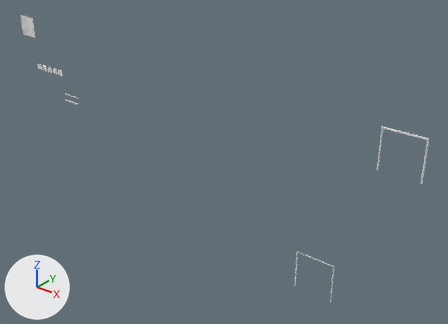
Two versions of the Blender file generator/Rozwierana/rozwierana3.blend, one commit apart.
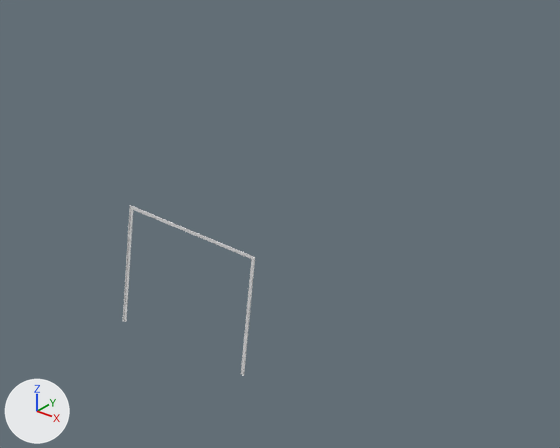
Each version appears first whole from a 50 mm lens placed at (20.79, -25.43, 26.12), pointed at (-1.07, 1.9, 9.17), and next in a close-up on the part from 57% to 95% of the width and 58% to 100% of the height. The axes (+X, +Y, +Z) are drawn at lower left. The lights are the same throughout.

The first close-up shows 'szyny-na-brame'.
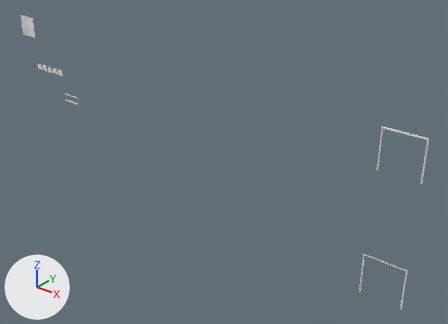
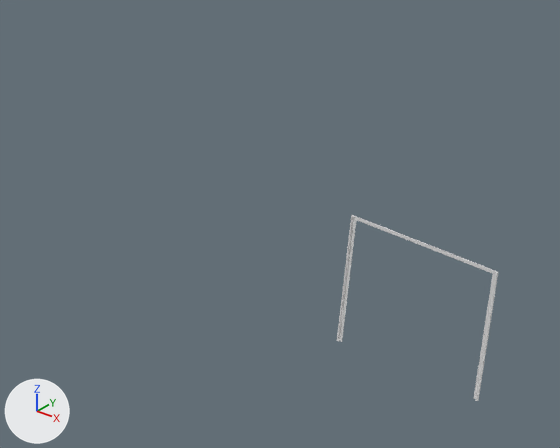
Boxes [x1, y1, x2, y2] around the edits, measured in the close-ups (560 x 448 px):
'szyny-na-brame', reshaped, moved, rescaled (22% wider, 9% taller): before [123, 205, 255, 376]; after [337, 215, 498, 401]
part 1 of me_cube_018, added: after [337, 215, 353, 341]
part 2 of me_cube_018, added: after [476, 272, 498, 401]

The change in detail:
me_cube_018 has 44 vertices, 84 faces and spans x -1.2..1.2, y 0.02..0.05, z -1.2..1.2.
me_cube_018 is used by ob_szyny_na_brame; location (6.86, 0.0, 5.16).
me_cube_018 part 1: a new loose piece, a box spanning x -1.22..-1.2, y 0.01..0.05, z -1.2..1.2.
me_cube_018 part 2: a new loose piece, a box spanning x 1.2..1.22, y 0.01..0.05, z -1.2..1.2.
Object 'szyny-na-brame' (ob_szyny_na_brame) moves from (6.86, 0.0, 5.16) to (10.85, 0.0, 6.66).
Object 'szyny-na-brame' (ob_szyny_na_brame) is rescaled from (1.0, 1.0, 1.0) to (0.984, 1.0, 1.0).
